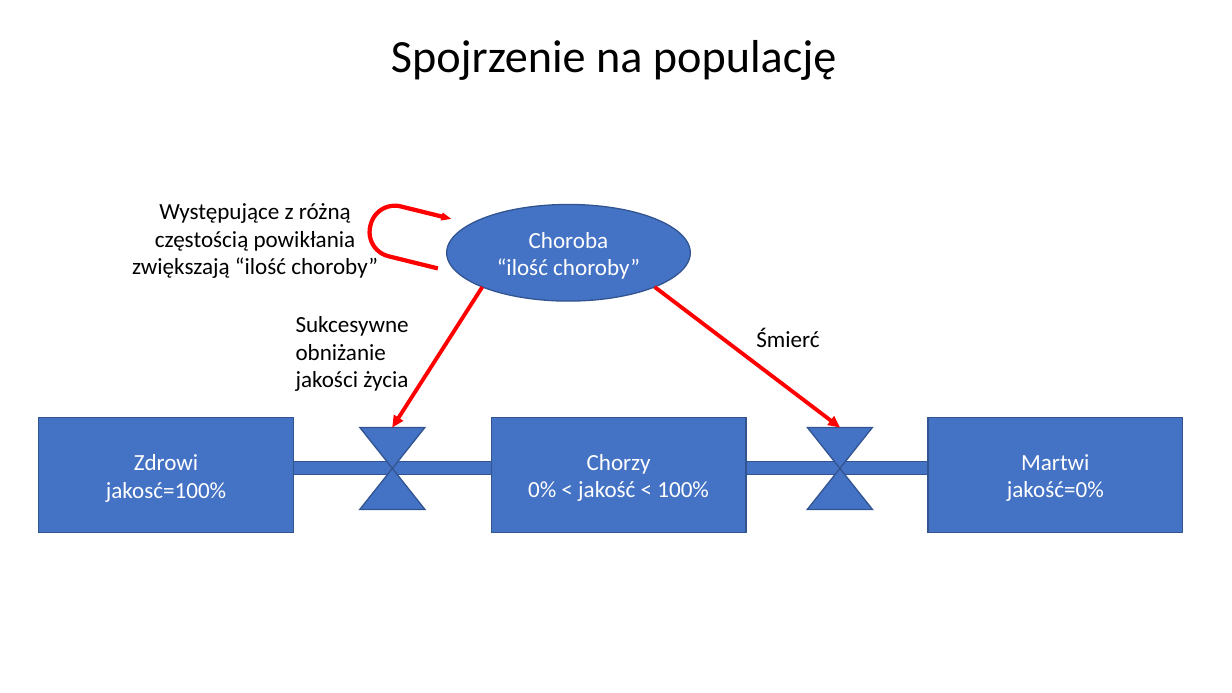
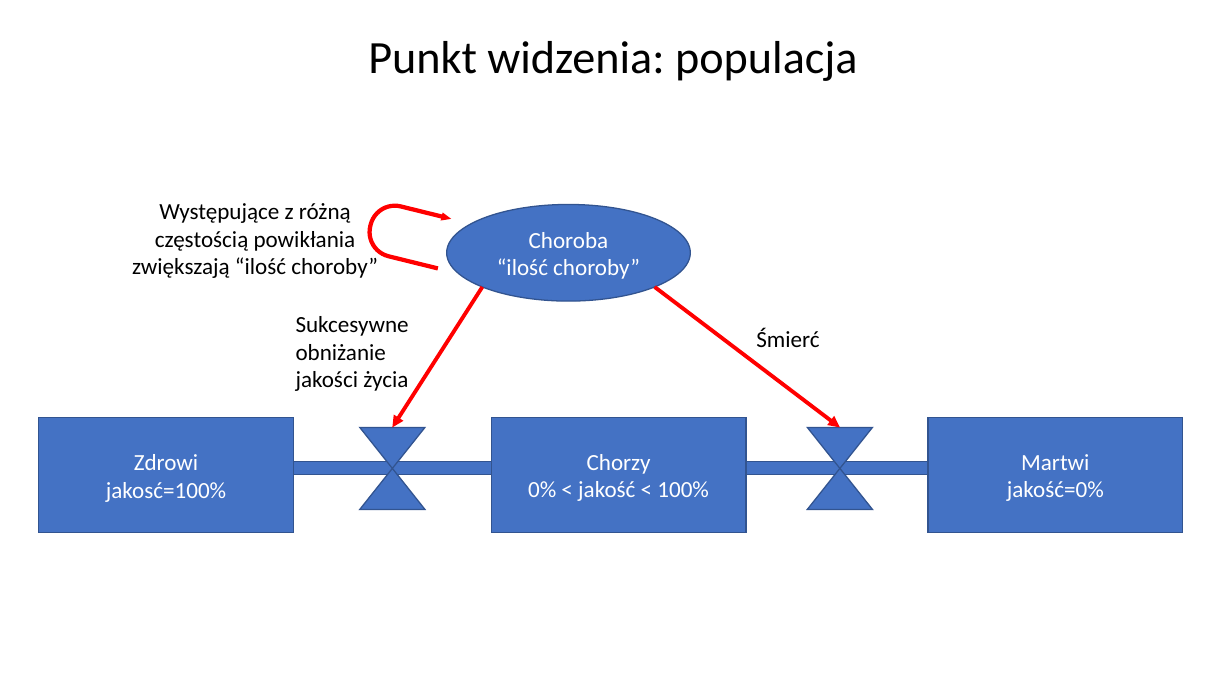
Before and after one commit to Jblew/medical-data-science, a slide deck: slide 8 of QALY i DALY ćwiczenia PL/QALY i DALY ćwiczenia PL diagramy.pptx (slide 2 before the commit). Drawn at 1232x693 pixels with LibreOffice and Linux fonts; fonts in the diff are those of the drawing. Boxes give left, top, right and bottom in pixels: in the first picture for what was removed or moved away, otherwise in the second. Text is boxed around its words. In the diff, an @@ line names an element or a change of style, - is before the commit and + after.

```diff
--- a/QALY i DALY ćwiczenia PL/QALY i DALY ćwiczenia PL diagramy.pptx
+++ b/QALY i DALY ćwiczenia PL/QALY i DALY ćwiczenia PL diagramy.pptx
@@ text at (368, 41, 857, 81): text changed @@
-Spojrzenie na populację
+Punkt widzenia: populacja
```
Also in this commit, not shown: 3 other slides changed, 42 slides added, 2 other files.
